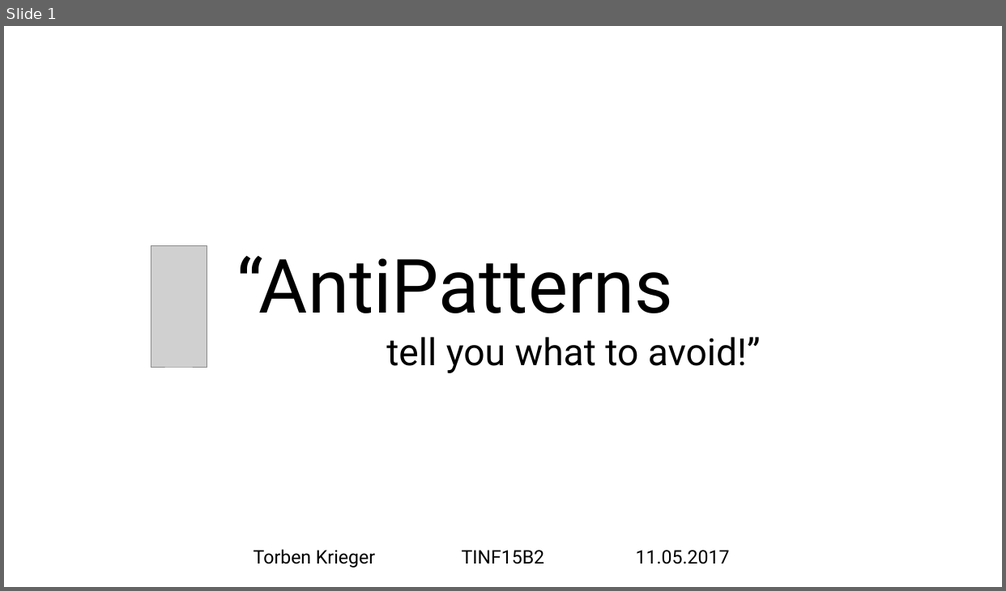
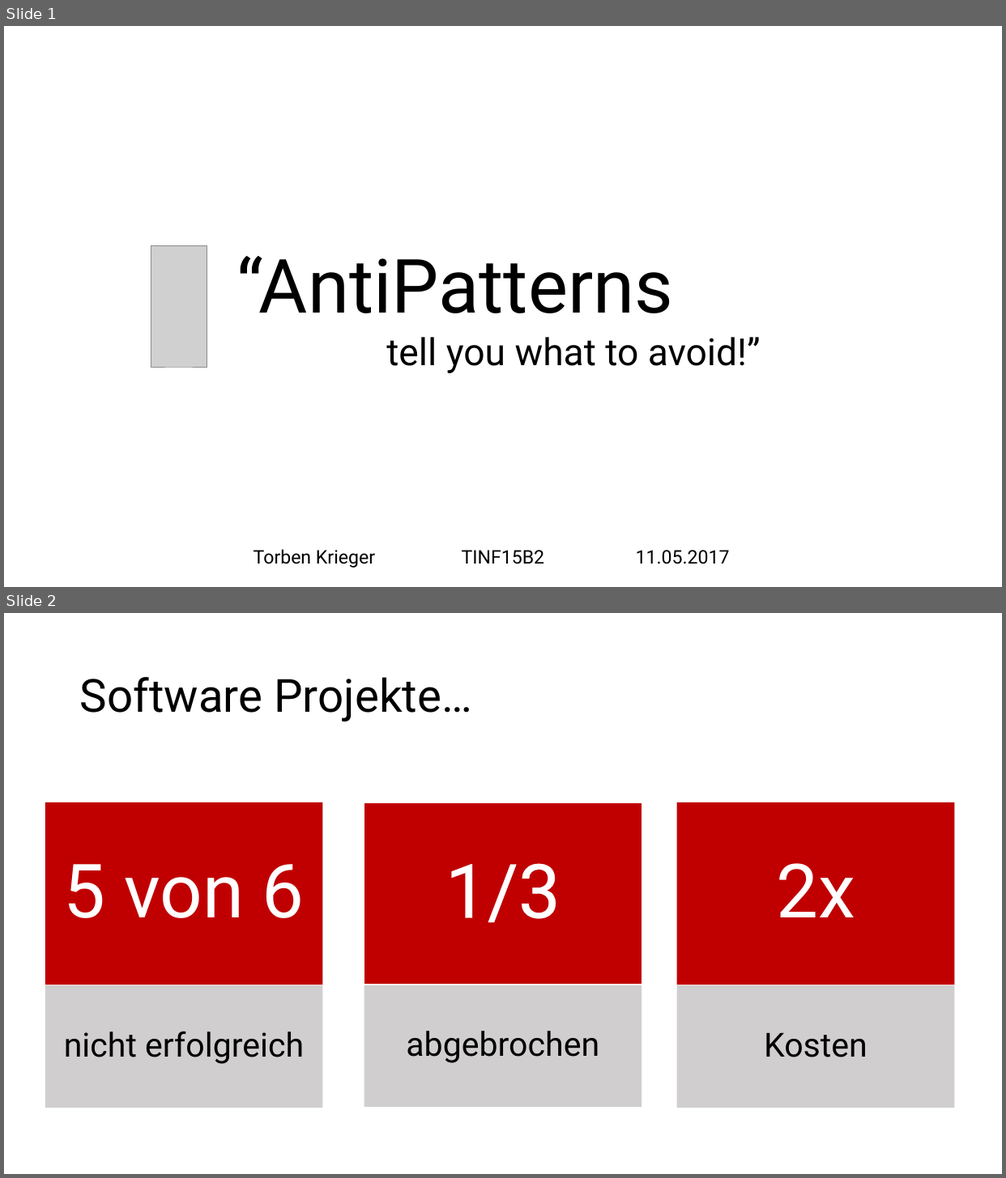
Before and after one commit to tkrieger/AntiPatterns, a slide deck: pres_antipatterns.pptx. Shown one above the other, each under a label of ours: slide 1 before the commit, slides 1 and 2 after it. The pictures are 1006x591 and 1006x1178 pixels, drawn with LibreOffice and Linux fonts; fonts in the diff are those of the drawing; grey boxes stand for pictures. Boxes give left, top, right and bottom in pixels: in the first picture for what was removed or moved away, otherwise in the second. Text is boxed around its words. In the diff, an @@ line names an element or a change of style, - is before the commit and + after.

```diff
--- a/pres_antipatterns.pptx
+++ b/pres_antipatterns.pptx
@@ slide 2 added at bbox=[4, 613, 1002, 1174], background #FFFFFF @@
@@ title added at bbox=[80, 677, 472, 722], 44 pt, text #000000 @@
+Software Projekte…
@@ text added at bbox=[45, 803, 323, 985], fill #C00000, 72 pt, text #FFFFFF @@
+5 von 6
@@ text added at bbox=[364, 803, 641, 985], fill #C00000, outline #FFFFFF 1 pt, 72 pt, text #FFFFFF @@
+1/3
@@ text added at bbox=[677, 803, 955, 985], fill #C00000, 72 pt, text #FFFFFF @@
+2x
@@ text added at bbox=[45, 986, 323, 1109], fill #D0CECE, 32 pt, text #000000 @@
+nicht erfolgreich
@@ text added at bbox=[364, 985, 641, 1108], fill #D0CECE, 32 pt, text #000000 @@
+abgebrochen
@@ text added at bbox=[677, 986, 955, 1109], fill #D0CECE, 32 pt, text #000000 @@
+Kosten
```
Also in this commit, not shown: 5 other slides added, 1 slide removed, 5 other files.
